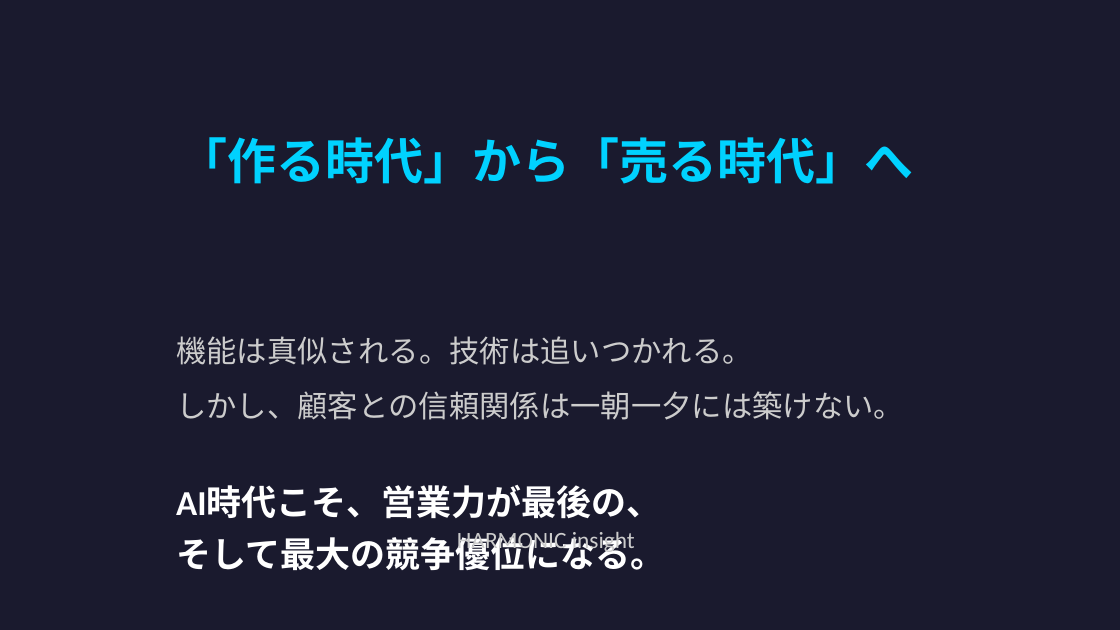
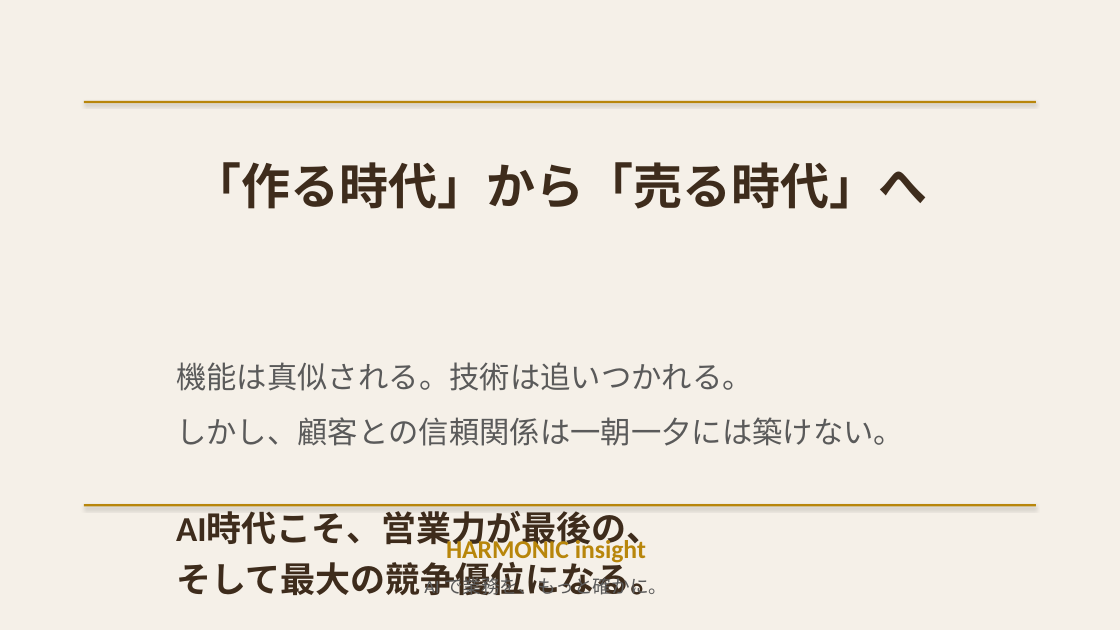
Before and after one commit to HarmonicInsight/harmonic-marketing, a slide deck: slide 8 of content/seminars/ai-era-sales-power-over-features.pptx. Drawn at 1120x630 pixels with LibreOffice and Linux fonts; fonts in the diff are those of the drawing. Boxes give left, top, right and bottom in pixels: in the first picture for what was removed or moved away, otherwise in the second. Text is boxed around its words. In the diff, an @@ line names an element or a change of style, - is before the commit and + after.

```diff
--- a/content/seminars/ai-era-sales-power-over-features.pptx
+++ b/content/seminars/ai-era-sales-power-over-features.pptx
@@ background #1A1A2E to #F5F0E8 @@
@@ rectangle added at [84, 101, 1036, 103], fill #B8860B @@
@@ text "「作る時代」から「売る時代」へ": place and size @@
-text "「作る時代」から「売る時代」へ" at [178, 137, 913, 184]
+text "「作る時代」から「売る時代」へ" at [192, 162, 927, 209]
@@ text "「作る時代」から「売る時代」へ" at [192, 162, 927, 209]: text colour #00D2FF to #3E2C1C @@
@@ text "機能は真似される。技術は追いつかれる。": place and size @@
-text "機能は真似される。技術は追いつかれる。" at [176, 336, 904, 570]
+text "機能は真似される。技術は追いつかれる。" at [176, 362, 904, 595]
@@ text "機能は真似される。技術は追いつかれる。" at [176, 362, 904, 595]: text colour #CCCCCC to #5A5A5A in "機能は真似される。技術は追いつかれる。", "しかし、顧客との信頼関係は一朝一夕には築けない。"; text colour #FFFFFF to #3E2C1C in "AI時代こそ、営業力が最後の、", "そして最大の競争優位になる。" @@
@@ rectangle added at [84, 504, 1036, 507], fill #B8860B @@
@@ text "HARMONIC insight": place and size @@
-text "HARMONIC insight" at [457, 532, 635, 554]
+text "HARMONIC insight" at [446, 538, 646, 565]
@@ text "HARMONIC insight" at [446, 538, 646, 565]: size 20 to 22 pt, text colour #CCCCCC to #B8860B, bold on @@
@@ text added at [424, 574, 667, 599], 16 pt, text #5A5A5A @@
+AI で業務を、もっと確かに。
```
Also in this commit, not shown: 7 other slides changed.
